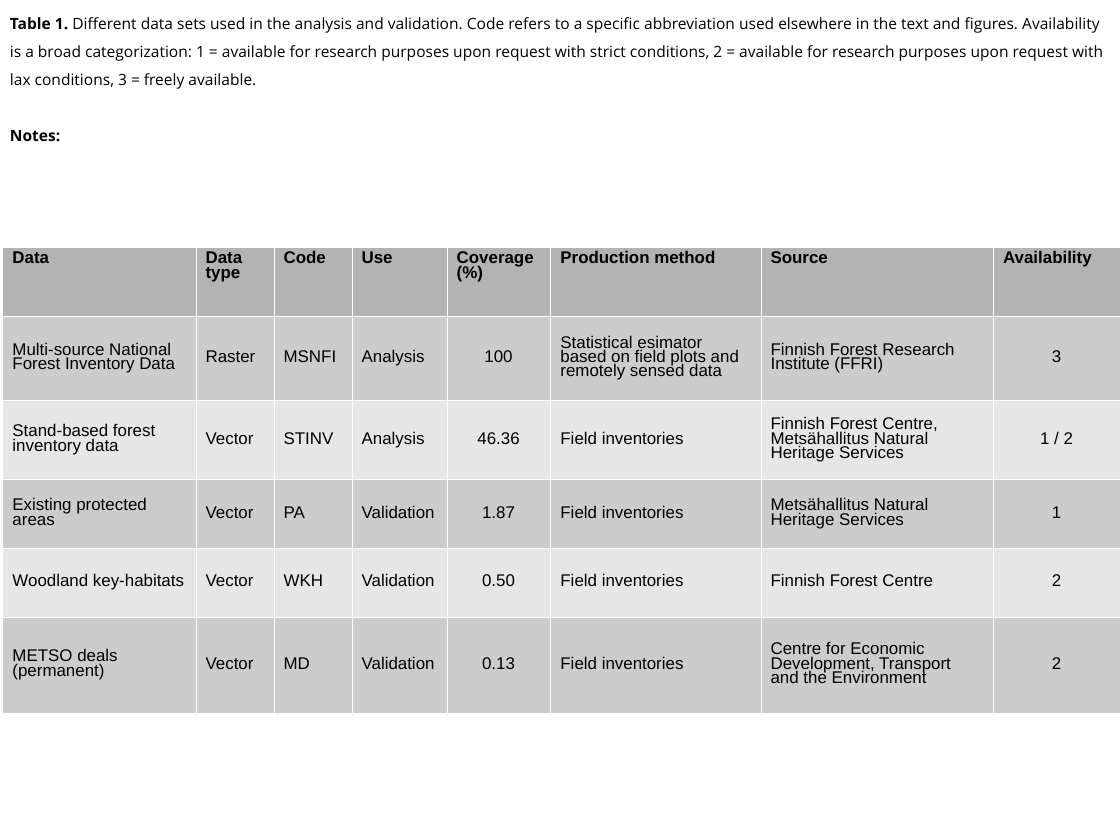
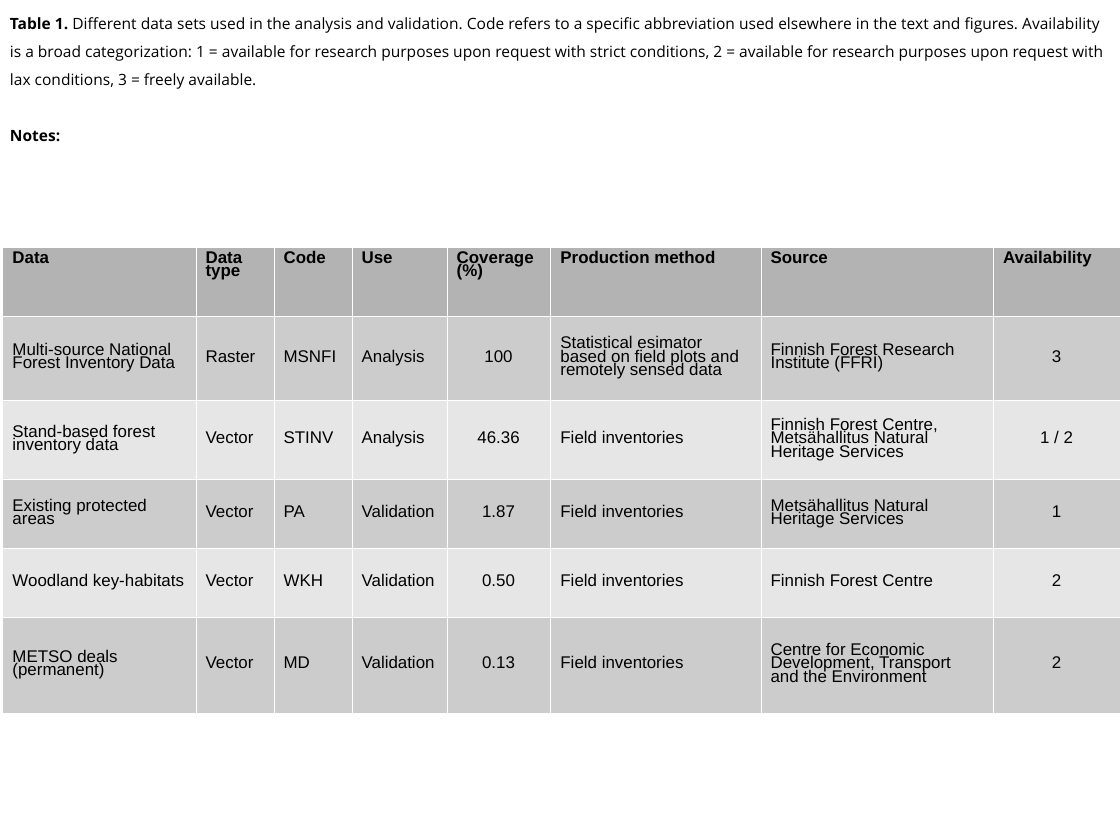
Before and after one commit to jlehtoma/validityms, a slide deck: slide 12 of reports/validity_ms_outline.ppt. Drawn at 1120x840 pixels with LibreOffice and Linux fonts; fonts in the diff are those of the drawing. Boxes give left, top, right and bottom in pixels: in the first picture for what was removed or moved away, otherwise in the second. Text is boxed around its words. In the diff, an @@ line names an element or a change of style, - is before the commit and + after.

```diff
--- a/reports/validity_ms_outline.ppt
+++ b/reports/validity_ms_outline.ppt
@@ table at (2, 247, 1120, 712) @@
@@ line spacing 0.76 to 0.71 @@
```
Also in this commit, not shown: 3 other slides changed, 3 other files.
